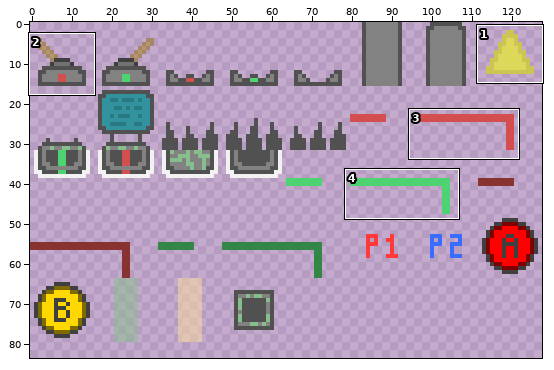
Sprite sheet -- Assets/Textures/objects.png. Above: a wide view before the commit, with the close-up outlined.
Close-up. Earlier state:
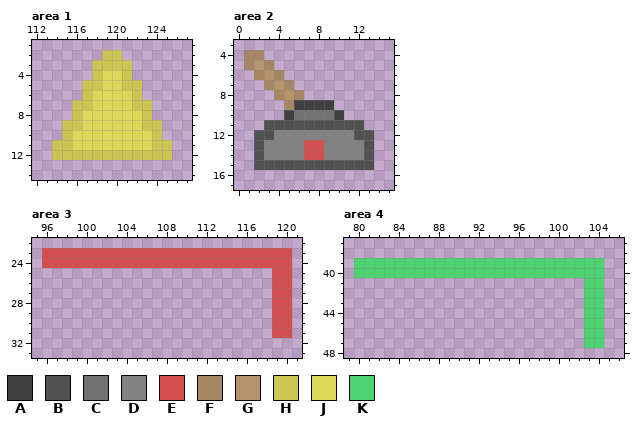
The file is 128x128 pixels. Colours within 5 levels of each other are drawn and written as one. Shown: area 1: x 112..127, y 1..14; area 2: x 0..15, y 3..17; area 3: x 95..121, y 22..33; area 4: x 79..106, y 37..48. The wide view leaves out empty margins. The commit also changed other parts of the picture, which this record leaves out.
Palette (. is transparent): A #3f3f3f  B #515151  C #727272  D #828282  E #d34e4e  F #a58765  G #b5946e  H #ccc553  J #ddd75a  K #4ed371
And afterwards:
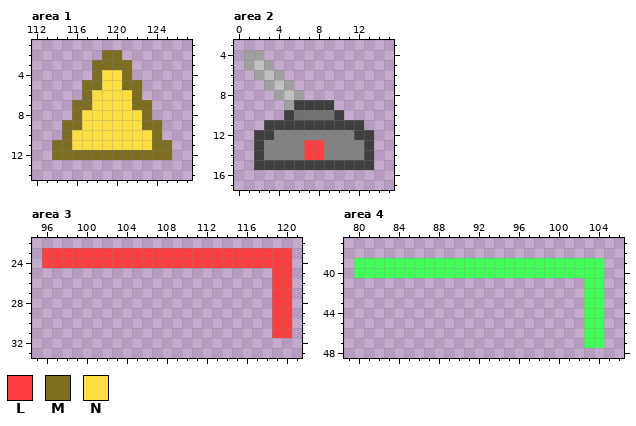
Colours new in this view: L #ff3f3f  M #7c6d1f  N #ffdf3f
From old to new:
{"colour":"F","old":"#a58765","new":"#a0a0a0"}
{"colour":"G","old":"#b5946e","new":"#c0c0c0"}
{"colour":"K","old":"#4ed371","new":"#3fff56"}
{"where": "area 1"}
{"y":2,"x":119,"old":"HH","new":"MM"}
{"y":3,"x":118,"old":"HHHH","new":"MMMM"}
{"y":4,"x":118,"old":"HJJH","new":"MNNM"}
{"y":5,"x":117,"old":"HHJJHH","new":"MMNNMM"}
{"y":6,"x":117,"old":"HJJJJH","new":"MNNNNM"}
{"y":7,"x":116,"old":"HHJJJJHH","new":"MMNNNNMM"}
{"y":8,"x":116,"old":"HJJJJJJH","new":"MNNNNNNM"}
{"y":9,"x":115,"old":"HHJJJJJJHH","new":"MMNNNNNNMM"}
{"y":10,"x":115,"old":"HJJJJJJJJH","new":"MNNNNNNNNM"}
{"y":11,"x":114,"old":"HHJJJJJJJJHH","new":"MMNNNNNNNNMM"}
{"y":12,"x":114,"old":"HHHHHHHHHHHH","new":"MMMMMMMMMMMM"}
{"where": "area 2"}
{"y":11,"x":3,"old":"BBBBBBBBBB","new":"AAAAAAAAAA"}
{"y":12,"x":2,"old":"BB","new":"AA"}
{"y":12,"x":12,"old":"BB","new":"AA"}
{"y":13,"x":2,"old":"B","new":"A"}
{"y":13,"x":7,"old":"EE","new":"LL"}
{"y":13,"x":13,"old":"B","new":"A"}
{"y":14,"x":2,"old":"B","new":"A"}
{"y":14,"x":7,"old":"EE","new":"LL"}
{"y":14,"x":13,"old":"B","new":"A"}
{"y":15,"x":2,"old":"BBBBBBBBBBBB","new":"AAAAAAAAAAAA"}
{"where": "area 3"}
{"y":23,"x":96,"old":"EEEEEEEEEEEEEEEEEEEEEEEEE","new":"LLLLLLLLLLLLLLLLLLLLLLLLL"}
{"y":24,"x":96,"old":"EEEEEEEEEEEEEEEEEEEEEEEEE","new":"LLLLLLLLLLLLLLLLLLLLLLLLL"}
{"y":25,"x":119,"old":"EE","new":"LL"}
{"y":26,"x":119,"old":"EE","new":"LL"}
{"y":27,"x":119,"old":"EE","new":"LL"}
{"y":28,"x":119,"old":"EE","new":"LL"}
{"y":29,"x":119,"old":"EE","new":"LL"}
{"y":30,"x":119,"old":"EE","new":"LL"}
{"y":31,"x":119,"old":"EE","new":"LL"}
{"label":"changed","picture_box":[52,50,172,160]}
{"label":"changed","picture_box":[244,50,374,170]}
{"label":"changed","picture_box":[42,248,292,338]}
{"label":"changed","picture_box":[354,258,604,348]}
